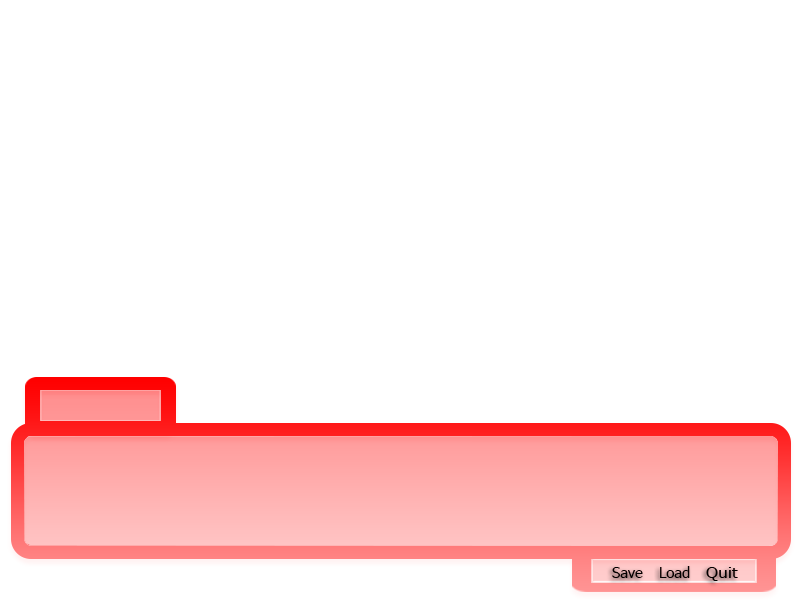
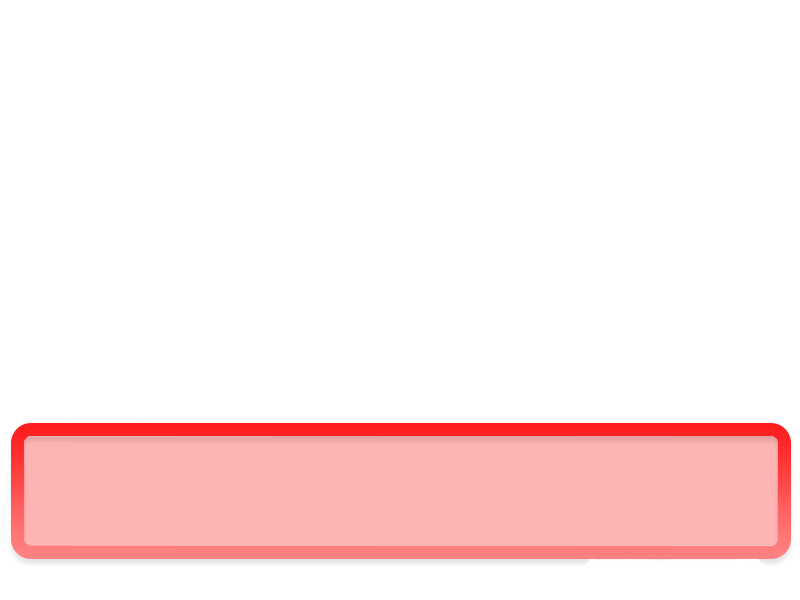
Revision of a layered 800px x 600px image; what changed, layer by layer:
hid "Red v2" over [8, 377, 794, 599]
added layer "Big Red v2" above "Big Red" over [8, 419, 794, 568]
